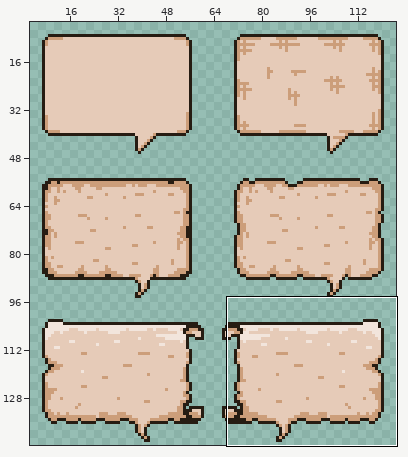
A pixel-art file gets an edit: TrappedInside/Drawings/speech-bubble.aseprite. The picture above shows the old version from afar; the outline marks the close-up.
Close-up. As it was:
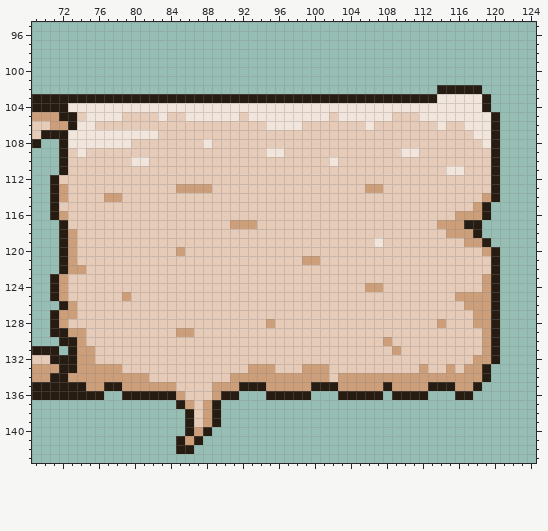
128x144 pixels, 1 frame. Shown: x 69..124, y 95..143. The wide view leaves out empty margins. The commit also changed other parts of the picture, which this record leaves out.
After the commit:
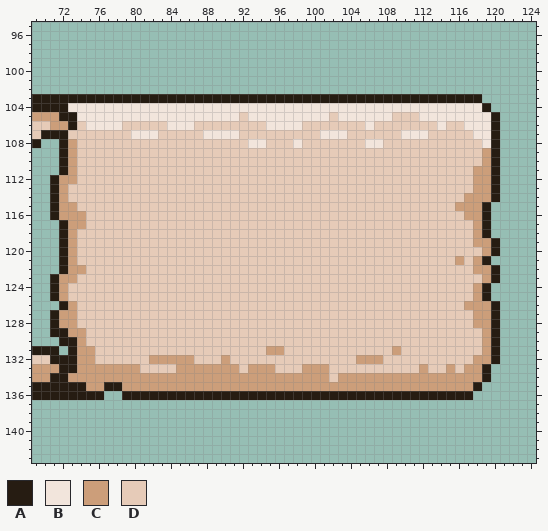
Palette (. is transparent): A #261c12  B #f2e5dc  C #cc9e7a  D #e6cbb8
Change:
Colour A now appears in rows 117 to 118 at x 119; in row 119 at x 120; in row 136 at x 92 to 94, 100 to 102, 108 and 113 to 115.
The author changed colour B to colour A in row 103 at x 114 to 118.
The author changed colour C to colour A in rows 124 to 125 at x 119; in row 136 at x 85 and 89.
The author changed colour D to colour A in row 121 at x 119; in row 136 at x 86 to 88.
The author changed colour D to colour B in row 105 at x 74, 79 to 82 and 84 to 85; in row 106 at x 76 to 78 and 84 to 86; in row 107 at x 88 to 91, 101 to 103 and 110 to 112; in row 108 at x 93 to 94, 98 and 106 to 107.
The author changed colour A to colour C in rows 117 to 118 at x 118; in row 119 at x 119; in row 135 at x 92 to 94, 100 to 102, 108 and 113 to 115.
The author changed colour B to colour C in row 108 at x 73.
The author changed colour D to colour C in rows 109 to 110 at x 73 and 119; in row 111 at x 73 and 118 to 119; in row 112 at x 72 to 73 and 118 to 119; in row 113 at x 118 to 119; in row 114 at x 117 to 118; in row 115 at x 72 to 73 and 116 to 117.
The author changed colour D to colour C in rows 116 to 117 at x 73 to 74; in row 121 at x 116 and 118; in row 122 at x 118 to 119; in row 123 at x 73; in row 124 at x 118; in row 128 at x 73.
The author changed colour D to colour C in row 131 at x 95 to 96; in row 132 at x 82 to 86, 90 and 105 to 107; in row 133 at x 79 to 80 and 85 to 91; in row 134 at x 82 to 90; in row 135 at x 85 to 88.
The author changed colour A to colour D in row 117 at x 117.
The author changed colour B to colour D in row 106 at x 74; in row 107 at x 73 to 79; in row 108 at x 74 to 79 and 88; in row 109 at x 74, 95 to 96 and 110 to 111; in row 110 at x 80 to 81 and 102; in row 111 at x 115 to 116.
The author changed colour B to colour D in row 119 at x 107.
The author changed colour C to colour D in row 113 at x 85 to 88 and 106 to 107; in row 114 at x 77 to 78; in row 116 at x 116; in row 117 at x 91 to 93 and 114 to 116; in row 118 at x 115 to 117; in row 119 at x 117.
The author changed colour C to colour D in row 120 at x 85; in row 121 at x 99 to 100; in row 124 at x 106 to 107; in row 125 at x 79 and 116 to 117; in row 128 at x 95 and 114; in row 129 at x 85 to 86.
The author changed colour C to colour D in row 130 at x 108.
The author cleared colour A in row 102 at x 114 to 118; in row 103 at x 119; in row 121 at x 120; in rows 124 to 125 at x 120; in row 137 at x 85 and 89; in rows 138 to 139 at x 86 and 89.
The author cleared colour A in row 140 at x 86 and 88; in row 141 at x 85 and 87; in row 142 at x 85 to 86.
The author cleared colour C in row 137 at x 86 and 88; in rows 138 to 139 at x 88; in row 140 at x 87; in row 141 at x 86.
The author cleared colour D in rows 137 to 139 at x 87.
